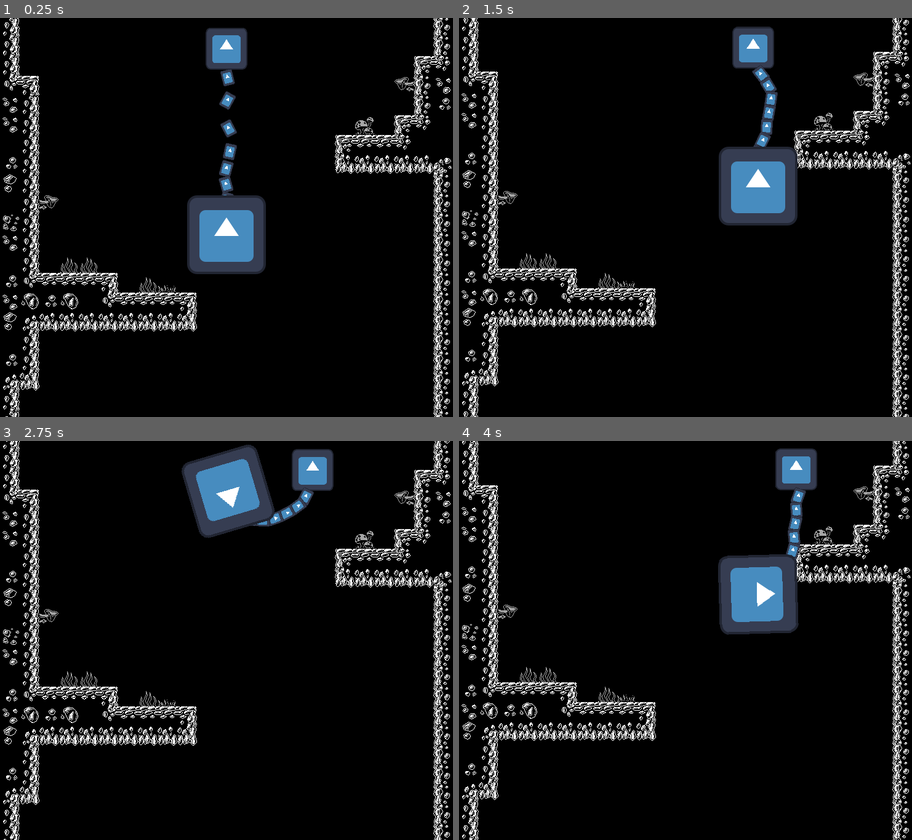
Above: before the commit, frames 1-4 (two rows, left to right).
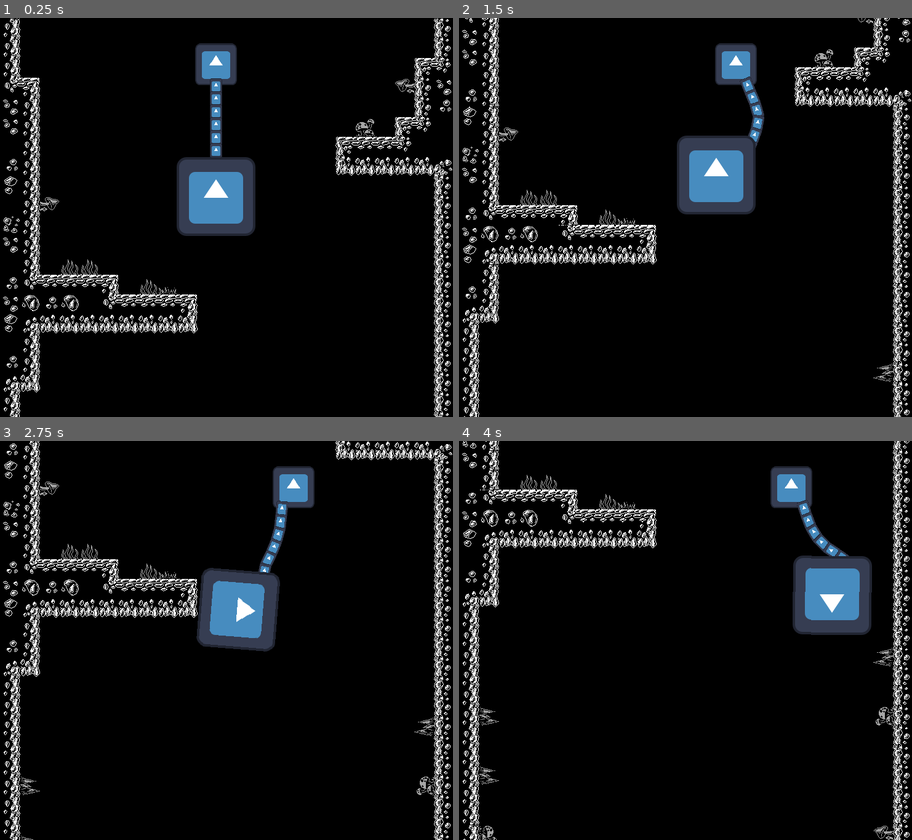
Above: after the commit, the same moments.

Repository: panorb/ludum-dare-57
Game: Godot game, scene res://game/game.tscn
Two runs of this game, one before a commit and one after it. Both use one fixed random seed, a clock stepped at 60 frames per second and the inputs below. The engine's default icon, where the game draws it, is replaced by a stand-in: a white triangle on a blue panel in a dark square.
Inputs:
- Up to frame 1 (0.25 s): no input
- Up to frame 2 (1.5 s): hold Right (ui_right) 0.53-1.28 s; hold Left (ui_left) from 1.28 s (still down)
- Up to frame 3 (2.75 s): release Left (ui_left) at 2.03 s; hold Right (ui_right) from 2.03 s (still down)
- Up to frame 4 (4 s): release Right (ui_right) at 3.53 s; hold Left (ui_left) from 3.53 s (still down)

The runs differ from the first frame. In frame 1, 13% of the frame differs, in the area x 0-100%, y 0-100%; in frame 2, 15%; in frame 3, 17%; in frame 4, 16%.

Commit message:
Draft of game play

Diff:
--- a/godot/bucket/robot.gd
+++ b/godot/bucket/robot.gd
@@ -1,19 +1,25 @@
-class_name Robot extends CharacterBody2D
+class_name Robot extends StaticBody2D
 
 @onready var collision_shape_2d := %CollisionShape2D;
 @onready var rope_ancer : Node2D = %RopeAncer;
+
+signal collided
 
 var rope_ancer_position: Vector2:
 	get: return rope_ancer.global_position
 
 func _process(delta: float) -> void:
+	var velocity = Vector2.ZERO
 	if Input.is_action_pressed("ui_left"):
-		velocity.x = -200
+		velocity = Vector2.LEFT
 	elif Input.is_action_pressed("ui_right"):
-		velocity.x = 200
-	else:
-		velocity.x = 0
+		velocity = Vector2.RIGHT
 
-	velocity.y = 0
+	velocity += Vector2.DOWN * 0.5
 
-	move_and_slide()
+	var collision : KinematicCollision2D = move_and_collide(
+		velocity * 3,
+	);
+
+	if collision:
+		collided.emit(collision)
--- a/godot/bucket/robot.tscn
+++ b/godot/bucket/robot.tscn
@@ -7,7 +7,7 @@
 radius = 34.0
 height = 70.0
 
-[node name="Robot" type="CharacterBody2D"]
+[node name="Robot" type="StaticBody2D"]
 script = ExtResource("1_lddei")
 
 [node name="Sprite2D" type="Sprite2D" parent="."]
--- a/godot/game/game.gd
+++ b/godot/game/game.gd
@@ -1,12 +1,59 @@
 class_name Game extends Node2D
+
+const rope_segment_scene :PackedScene = preload("res://bucket/rope_segment.tscn");
+const bucket_scene :PackedScene = preload("res://bucket/bucket.tscn");
+
 
 @onready var player : Player = %Player;
 @onready var level : LDTKWorld = %Level;
+@onready var camera : Camera2D = %Camera;
+@onready var robot :Robot = %Robot;
 
 func _ready() -> void:
-	# Chain algorytm is broken and only works if player is (0,0)
-	player.global_position = Vector2(level.rect.get_center().x, 50.0);
+	set_rope_length(10)
 
-func _process(delta: float) -> void:
-	player.global_position = player.global_position - Vector2.DOWN * delta;
-	level.translate(Vector2.UP * delta * 6);
+	robot.collided.connect(
+		func (collision): print('tott')
+	);
+
+
+func _physics_process(delta: float) -> void:
+	camera.global_position.y = robot.global_position.y
+
+func set_rope_length(length: int):
+
+	# initilize first ancer position
+	var current_rope_anchor : Vector2 = self.robot.rope_ancer_position;
+	# initilize first ancer node
+	var current_joining_node : Node2D = robot;
+
+	# create rope segments
+	for rope_segment_index in length:
+		var added_segment = null
+
+		# create rope segment
+		if rope_segment_index == length - 1: # Last segment is bucket
+			added_segment = bucket_scene.instantiate()
+		else:
+			added_segment = rope_segment_scene.instantiate();
+			added_segment.collision_layer = 0;
+			added_segment.collision_mask = 0;
+
+		added_segment.global_position = current_rope_anchor;
+		self.add_child(added_segment);
+		# Move start ancer of segment start to currnet rope ancer
+
+		# create pin joint
+		var adding_pin_joint_2d := PinJoint2D.new();
+		adding_pin_joint_2d.disable_collision = true;
+		adding_pin_joint_2d.global_position = current_rope_anchor;
+		adding_pin_joint_2d.node_a = current_joining_node.get_path();
+		adding_pin_joint_2d.node_b = added_segment.get_path();
+		self.add_child(adding_pin_joint_2d);
+		# Pin Nodes together
+
+		if rope_segment_index < length - 1:
+			# set end position of robe as next ancer
+			current_rope_anchor = added_segment.end_position;
+		# set added robe segment as next joining node
+		current_joining_node = added_segment;
--- a/godot/game/game.tscn
+++ b/godot/game/game.tscn
@@ -2,7 +2,7 @@
 
 [ext_resource type="Script" uid="uid://8jsy4djy7nlk" path="res://game/game.gd" id="1_h7iqs"]
 [ext_resource type="PackedScene" uid="uid://bl7c0fyqakbdd" path="res://level/level.ldtk" id="1_vasa2"]
-[ext_resource type="PackedScene" uid="uid://dwsgopt6d43c8" path="res://player/player.tscn" id="2_h7iqs"]
+[ext_resource type="PackedScene" uid="uid://xgqckckrr10a" path="res://bucket/robot.tscn" id="2_4fuuu"]
 
 [node name="Game" type="Node2D"]
 texture_filter = 1
@@ -11,5 +11,11 @@
 [node name="Level" parent="." instance=ExtResource("1_vasa2")]
 unique_name_in_owner = true
 
-[node name="Player" parent="." instance=ExtResource("2_h7iqs")]
+[node name="Robot" parent="." instance=ExtResource("2_4fuuu")]
 unique_name_in_owner = true
+position = Vector2(350, 52)
+
+[node name="Camera" type="Camera2D" parent="."]
+unique_name_in_owner = true
+position = Vector2(367, 471)
+offset = Vector2(0, 250)
--- a/godot/player/player.gd
+++ b/godot/player/player.gd
@@ -5,45 +5,8 @@
 
 @onready var robot :Robot = %Robot;
 
-func set_rope_length(length: int):
-
-	# initilize first ancer position
-	var current_rope_anchor : Vector2 = self.robot.rope_ancer_position;
-	# initilize first ancer node
-	var current_joining_node : Node2D = robot;
-
-	# create rope segments
-	for rope_segment_index in length:
-		var added_segment = null
-
-		# create rope segment
-		if rope_segment_index == length - 1: # Last segment is bucket
-			added_segment = bucket_scene.instantiate()
-		else:
-			added_segment = rope_segment_scene.instantiate();
-			added_segment.collision_layer = 0;
-			added_segment.collision_mask = 0;
-
-		added_segment.global_position = current_rope_anchor;
-		self.add_child(added_segment);
-		# Move start ancer of segment start to currnet rope ancer
-
-		# create pin joint
-		var adding_pin_joint_2d := PinJoint2D.new();
-		adding_pin_joint_2d.disable_collision = true;
-		adding_pin_joint_2d.global_position = current_rope_anchor;
-		adding_pin_joint_2d.node_a = current_joining_node.get_path();
-		adding_pin_joint_2d.node_b = added_segment.get_path();
-		self.add_child(adding_pin_joint_2d);
-		# Pin Nodes together
-
-		if rope_segment_index < length - 1:
-			# set end position of robe as next ancer
-			current_rope_anchor = added_segment.end_position;
-		# set added robe segment as next joining node
-		current_joining_node = added_segment;
 
 
 
 func _ready() -> void:
-	self.set_rope_length(10)
+	pass
Not shown, changed: godot/level/level.ldtk
